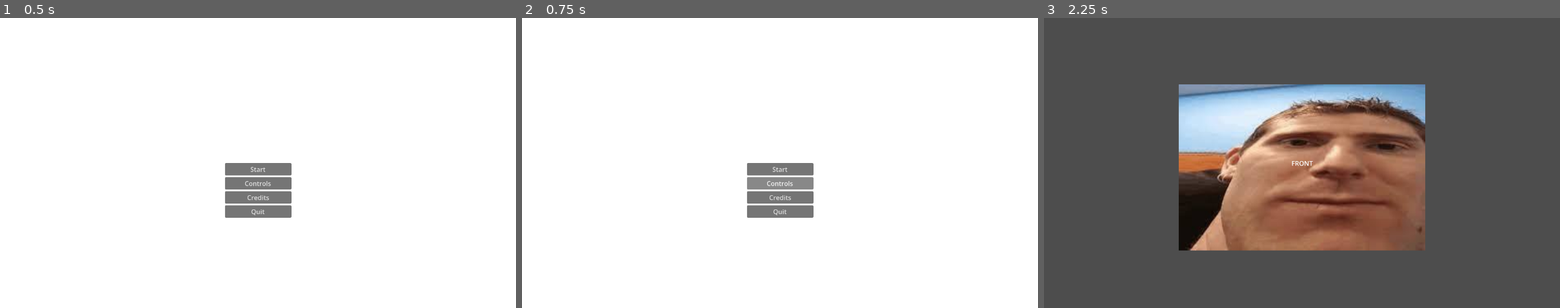
Above: before the commit, frames 1-3 (left to right).
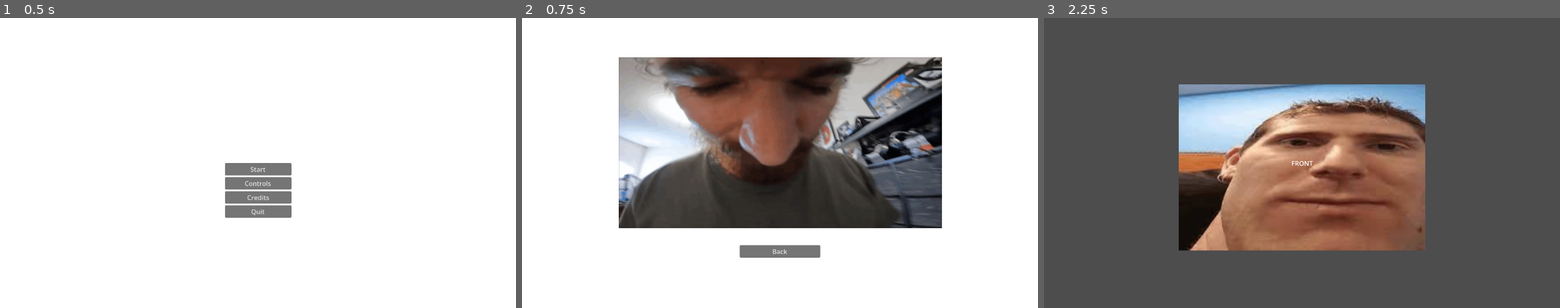
Above: after the commit, the same moments.

Repository: StudioStrainje/GameJam26-Timeout1
Game: Godot game, scene res://scenes/mainmenu.tscn
The game is run twice, just before and just after one commit, with the same random seed, the same clock (stepped at 60 frames per second) and the same inputs.
Inputs (mouse positions are in pixels of both pictures, inside the frame that each line leads up to):
- Up to frame 1 (0.5 s): no input
- Up to frame 2 (0.75 s): click "Controls" at 0.5 s
- Up to frame 3 (2.25 s): click (1302, 250) at 1.25 s, where only the run after the commit has a clickable "Back"; click "Start" at 2 s

Frame 1 is identical in both runs. In frame 2, 36% of the frame differs, in the area x 18-82%, y 13-83%; in frame 3, nothing differs.

Commit message:
feet: controls with dummy sprite

Diff:
--- /dev/null
+++ b/scenes/controls.tscn
@@ -0,0 +1,59 @@
+[gd_scene format=3 uid="uid://cn8j6yedpufek"]
+
+[ext_resource type="Script" uid="uid://qc7g0ia8n1rr" path="res://scripts/credits.gd" id="1_i2gav"]
+[ext_resource type="Texture2D" uid="uid://cnxt73c1i8l3n" path="res://assets/bringus.png" id="2_5tddo"]
+
+[node name="Control" type="Control" unique_id=1672299568]
+layout_mode = 3
+anchors_preset = 15
+anchor_right = 1.0
+anchor_bottom = 1.0
+grow_horizontal = 2
+grow_vertical = 2
+script = ExtResource("1_i2gav")
+
+[node name="ColorRect" type="ColorRect" parent="." unique_id=1375690296]
+layout_mode = 0
+offset_right = 1280.0
+offset_bottom = 720.0
+
+[node name="VBoxContainer" type="VBoxContainer" parent="." unique_id=1528751656]
+layout_mode = 1
+anchors_preset = 8
+anchor_left = 0.5
+anchor_top = 0.5
+anchor_right = 0.5
+anchor_bottom = 0.5
+offset_left = -225.0
+offset_top = -175.0
+offset_right = 225.0
+offset_bottom = 175.0
+grow_horizontal = 2
+grow_vertical = 2
+alignment = 1
+
+[node name="Sprite2D" type="Sprite2D" parent="VBoxContainer" unique_id=912105910]
+position = Vector2(-175, -87)
+scale = Vector2(1.6104416, 1.5088967)
+texture = ExtResource("2_5tddo")
+centered = false
+
+[node name="VBoxContainer2" type="VBoxContainer" parent="." unique_id=45002604]
+layout_mode = 1
+anchors_preset = 7
+anchor_left = 0.5
+anchor_top = 1.0
+anchor_right = 0.5
+anchor_bottom = 1.0
+offset_left = -100.0
+offset_top = -280.0
+offset_right = 100.0
+grow_horizontal = 2
+grow_vertical = 0
+alignment = 1
+
+[node name="Button" type="Button" parent="VBoxContainer2" unique_id=908297933]
+layout_mode = 2
+text = "Back"
+
+[connection signal="pressed" from="VBoxContainer2/Button" to="." method="_on_back_pressed"]
--- a/scenes/mainmenu.tscn
+++ b/scenes/mainmenu.tscn
@@ -47,5 +47,6 @@
 text = "Quit"
 
 [connection signal="pressed" from="VBoxContainer/Start" to="." method="_on_start_pressed"]
+[connection signal="pressed" from="VBoxContainer/Controls" to="." method="_on_controls_pressed"]
 [connection signal="pressed" from="VBoxContainer/Credits" to="." method="_on_credits_pressed"]
 [connection signal="pressed" from="VBoxContainer/Quit" to="." method="_on_quit_pressed"]
--- a/scripts/mainmenu.gd
+++ b/scripts/mainmenu.gd
@@ -16,6 +16,9 @@
 func _on_credits_pressed() -> void:
 	get_tree().change_scene_to_file("res://scenes/credits.tscn")
 
-
 func _on_start_pressed() -> void:
 	get_tree().change_scene_to_file("res://scenes/game.tscn")
+
+
+func _on_controls_pressed() -> void:
+	get_tree().change_scene_to_file("res://scenes/controls.tscn")
Binary file added: assets/bringus.png
Not shown, added: assets/bringus.png.import
